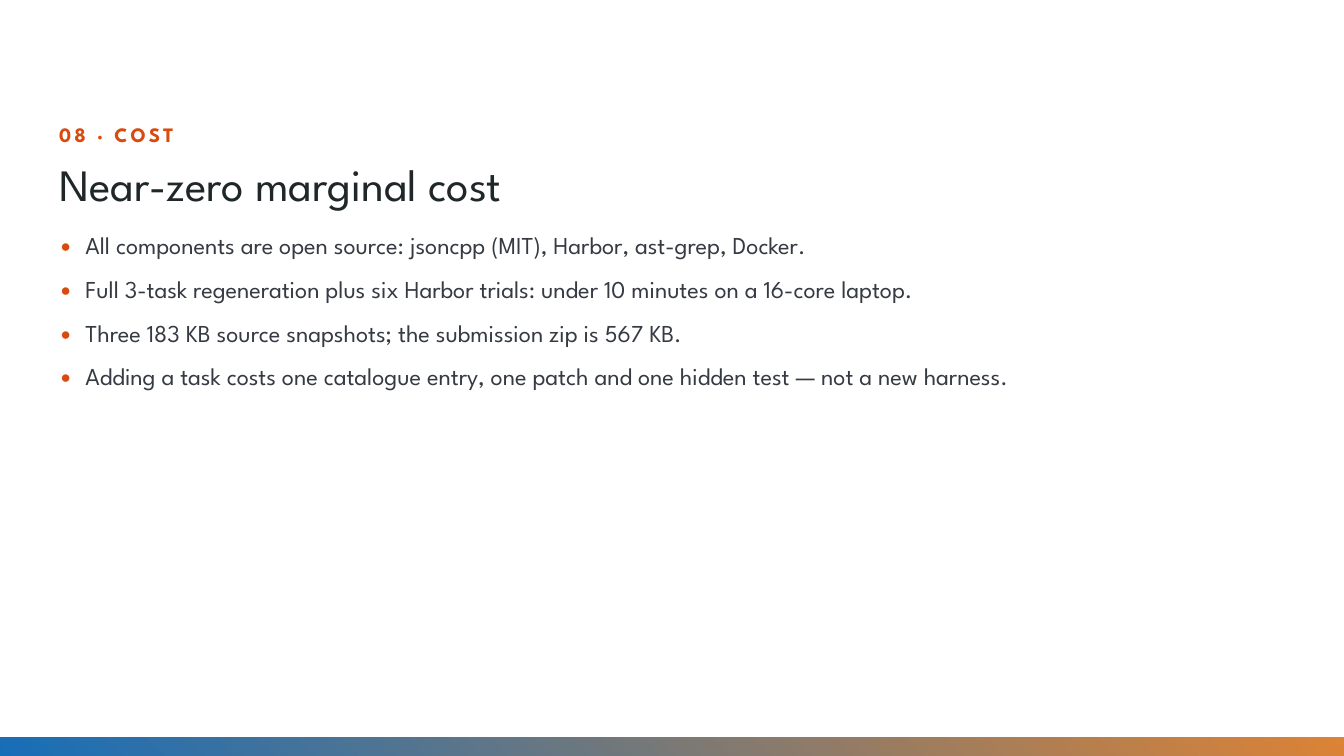
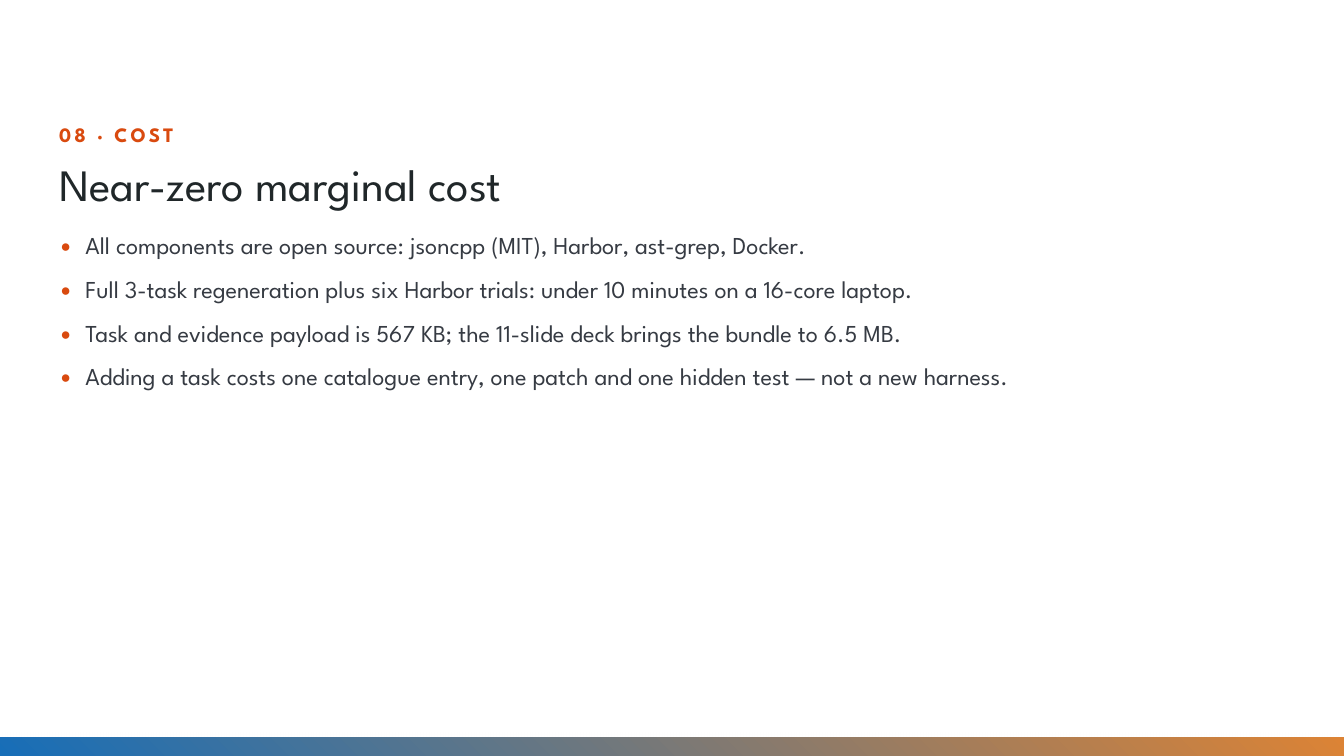
Before and after one commit to Divyanshu-kumar14/jsoncpp-harbor-factory, a slide deck: slide 9 of submission/Innodata_IDEA_SUBMISSION_jsoncpp.pptx. Drawn at 1344x756 pixels with LibreOffice and Linux fonts; fonts in the diff are those of the drawing; background and template pictures are left out. Boxes give left, top, right and bottom in pixels: in the first picture for what was removed or moved away, otherwise in the second. Text is boxed around its words. In the diff, an @@ line names an element or a change of style, - is before the commit and + after.

Commit message:
docs(deck): correct file, entry and bundle-size figures

```diff
--- a/submission/Innodata_IDEA_SUBMISSION_jsoncpp.pptx
+++ b/submission/Innodata_IDEA_SUBMISSION_jsoncpp.pptx
@@ text at (85,325,901,348): text changed @@
-• Three 183 KB source snapshots; the submission zip is 567 KB.
+• Task and evidence payload is 567 KB; the 11-slide deck brings the bundle to 6.5 MB.
```
Also in this commit, not shown: 1 other slide changed, 3 other files.
